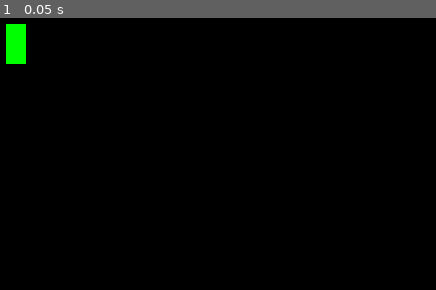
Above: before the commit, frame 1.
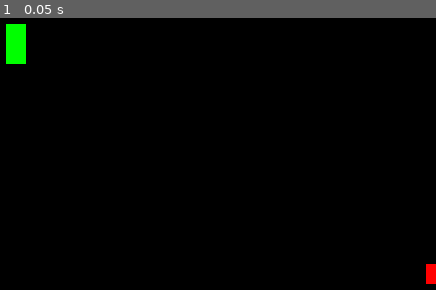
Above: after the commit, the same moment.

Repository: lafferjm/snake_godot
Game: Godot game, scene res://scenes/game_scene.tscn
The game is run twice, just before and just after one commit, with the same random seed, the same clock (stepped at 60 frames per second) and the same inputs.
Inputs:
- Up to frame 1 (0.05 s): no input

The runs differ from the first frame. In frame 1, 0.2% of the frame differs, in the area x 97-100%, y 90-98%.

Commit message:
spawn food

Diff:
--- a/objects/food.tscn
+++ b/objects/food.tscn
@@ -16,3 +16,5 @@
 
 [node name="CollisionShape2D" type="CollisionShape2D" parent="Area2D"]
 shape = SubResource("RectangleShape2D_ovu8c")
+
+[connection signal="area_entered" from="Area2D" to="." method="_on_area_2d_area_entered"]
--- a/scenes/game_scene.tscn
+++ b/scenes/game_scene.tscn
@@ -1,8 +1,10 @@
-[gd_scene load_steps=3 format=3 uid="uid://cncqy0iufprp5"]
+[gd_scene load_steps=4 format=3 uid="uid://cncqy0iufprp5"]
 
 [ext_resource type="Script" path="res://scripts/game_scene.gd" id="1_38te0"]
 [ext_resource type="PackedScene" uid="uid://7p71w7ls4a4v" path="res://objects/snake_head.tscn" id="2_aqccp"]
+[ext_resource type="PackedScene" uid="uid://bqjar4taee0r0" path="res://objects/food.tscn" id="3_pklpk"]
 
 [node name="Node2D" type="Node2D"]
 script = ExtResource("1_38te0")
 snake_scene = ExtResource("2_aqccp")
+food_scene = ExtResource("3_pklpk")
--- a/scripts/food.gd
+++ b/scripts/food.gd
@@ -7,8 +7,8 @@
 	var x_coord = rng.randi_range(0, screen_size.x / 20);
 	var y_coord = rng.randi_range(0, screen_size.y / 20);
 
-	while true:
-		pass
+	position.x = x_coord * 20;
+	position.y = y_coord * 20;
 
 # Called when the node enters the scene tree for the first time.
 func _ready():
@@ -18,3 +18,7 @@
 # Called every frame. 'delta' is the elapsed time since the previous frame.
 func _process(delta):
 	pass
+
+
+func _on_area_2d_area_entered(area):
+	spawn();
--- a/scripts/game_scene.gd
+++ b/scripts/game_scene.gd
@@ -1,11 +1,15 @@
 extends Node2D
 
 @export var snake_scene: PackedScene
+@export var food_scene: PackedScene
 
 # Called when the node enters the scene tree for the first time.
 func _ready():
-	var mob = snake_scene.instantiate();
-	add_child(mob);
+	var snake = snake_scene.instantiate();
+	add_child(snake);
+
+	var food = food_scene.instantiate();
+	add_child(food);
 
 
 # Called every frame. 'delta' is the elapsed time since the previous frame.
